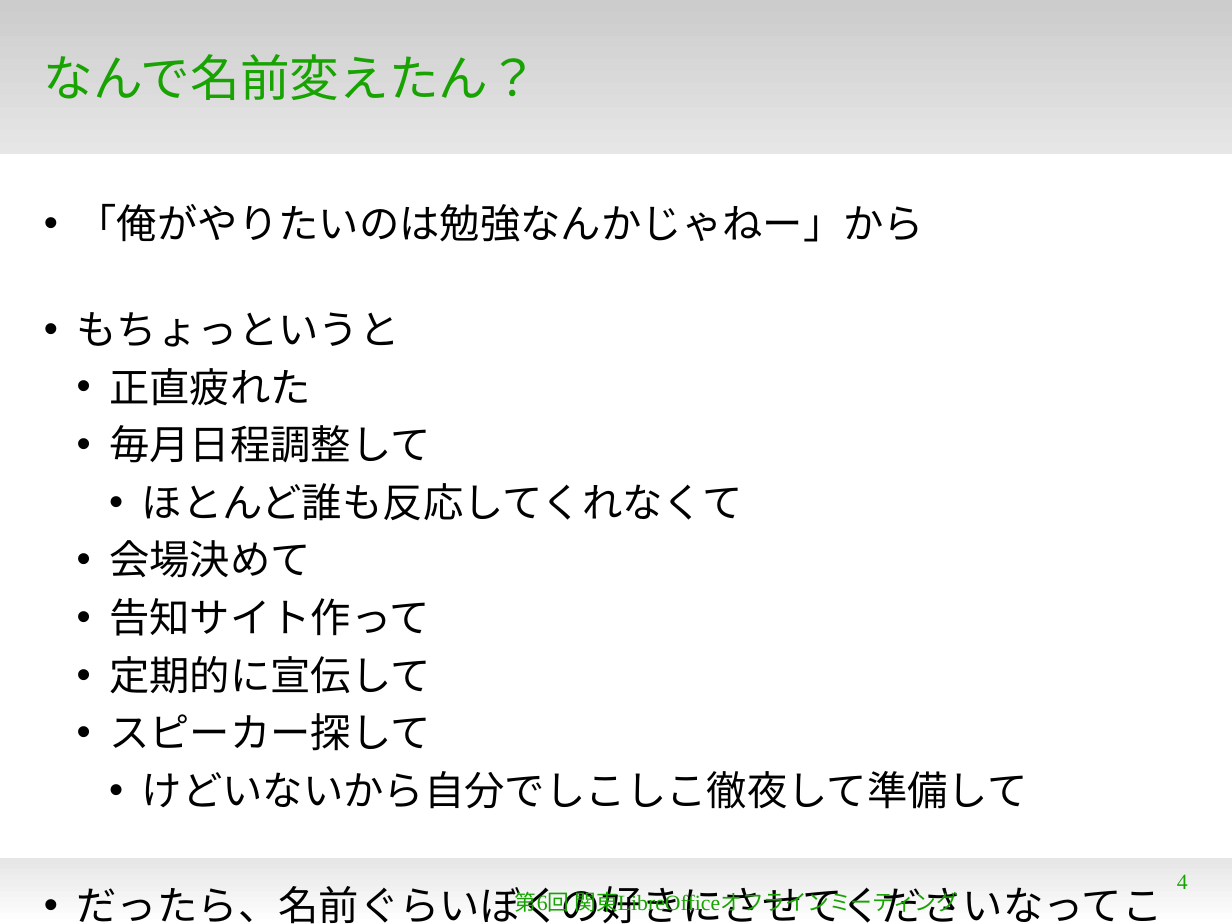
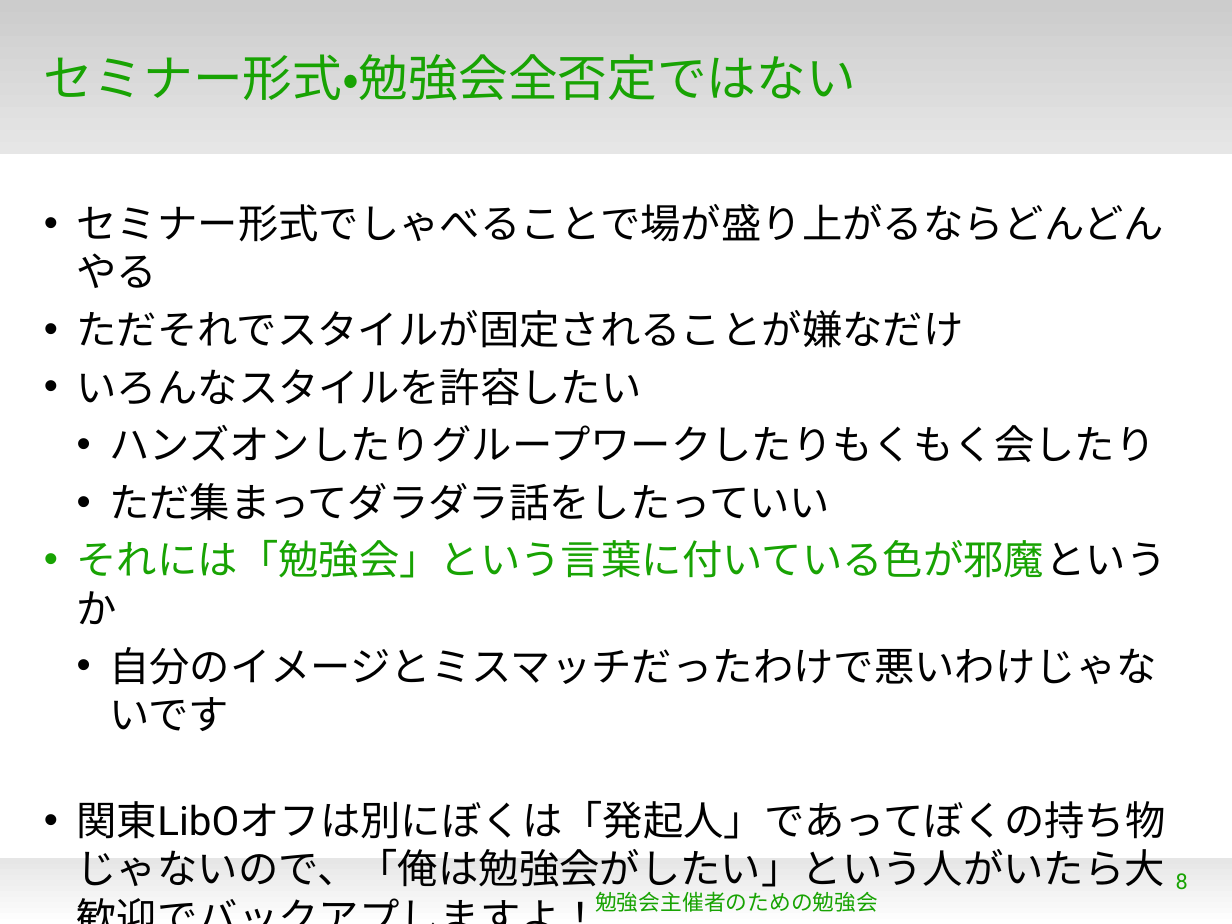
Before and after one commit to naruoga/KantoLibreOffice, a slide deck: slide 8 of others/StudyStudy20130812.odp (slide 4 before the commit). Drawn at 1232x924 pixels with LibreOffice and Linux fonts; fonts in the diff are those of the drawing; background and template pictures are left out. Boxes give left, top, right and bottom in pixels: in the first picture for what was removed or moved away, otherwise in the second. Text is boxed around its words. In the diff, an @@ line names an element or a change of style, - is before the commit and + after.

```diff
--- a/others/StudyStudy20130812.odp
+++ b/others/StudyStudy20130812.odp
@@ title at bbox=[44, 54, 856, 100]: text changed; font DejaVu Sans to Roboto @@
-なんで名前変えたん？
+セミナー形式・勉強会全否定ではない
@@ text removed at bbox=[77, 204, 1163, 924] @@
-• 「俺がやりたいのは勉強なんかじゃねー」から
-• もちょっというと
-  • 正直疲れた
-  • 毎月日程調整して
-    • ほとんど誰も反応してくれなくて
-  • 会場決めて
-  • 告知サイト作って
-  • 定期的に宣伝して
-  • スピーカー探して
-    • けどいないから自分でしこしこ徹夜して準備して
-• だったら、名前ぐらいぼくの好きにさせてくださいなってことで
@@ text added at bbox=[77, 204, 1167, 894], 26 pt, text #000000 @@
+• セミナー形式でしゃべることで場が盛り上がるならどんどんやる
+• ただそれでスタイルが固定されることが嫌なだけ
+• いろんなスタイルを許容したい
+  • ハンズオンしたりグループワークしたりもくもく会したり
+  • ただ集まってダラダラ話をしたっていい
+• それには「勉強会」という言葉に付いている色が邪魔というか
+  • 自分のイメージとミスマッチだったわけで悪いわけじゃないです
+• 関東LibOオフは別にぼくは「発起人」であってぼくの持ち物じゃないので、「俺は勉強会がしたい」という人がいたら大歓迎でバックアプしますよ！
+  • つか、運営スタッフ大募集中です！
@@ text at bbox=[595, 891, 878, 912]: text changed; font Times New Roman to Roboto @@
-第6回 関東LibreOfficeオフラインミーティング
+勉強会主催者のための勉強会
@@ page number at bbox=[1176, 873, 1188, 890]: text changed; font Times New Roman to Roboto @@
-4
+8
```
Also in this commit, not shown: 2 other slides changed, 6 slides added, 11 slides removed.
